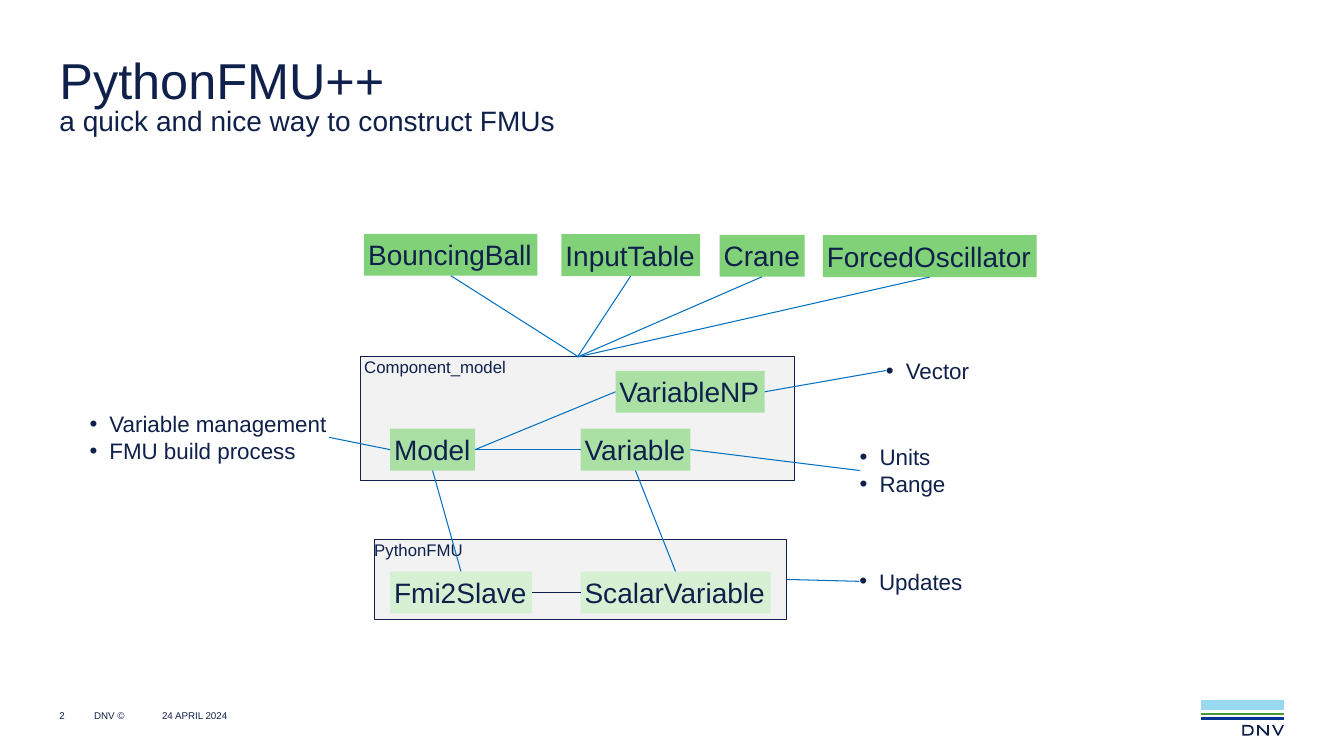
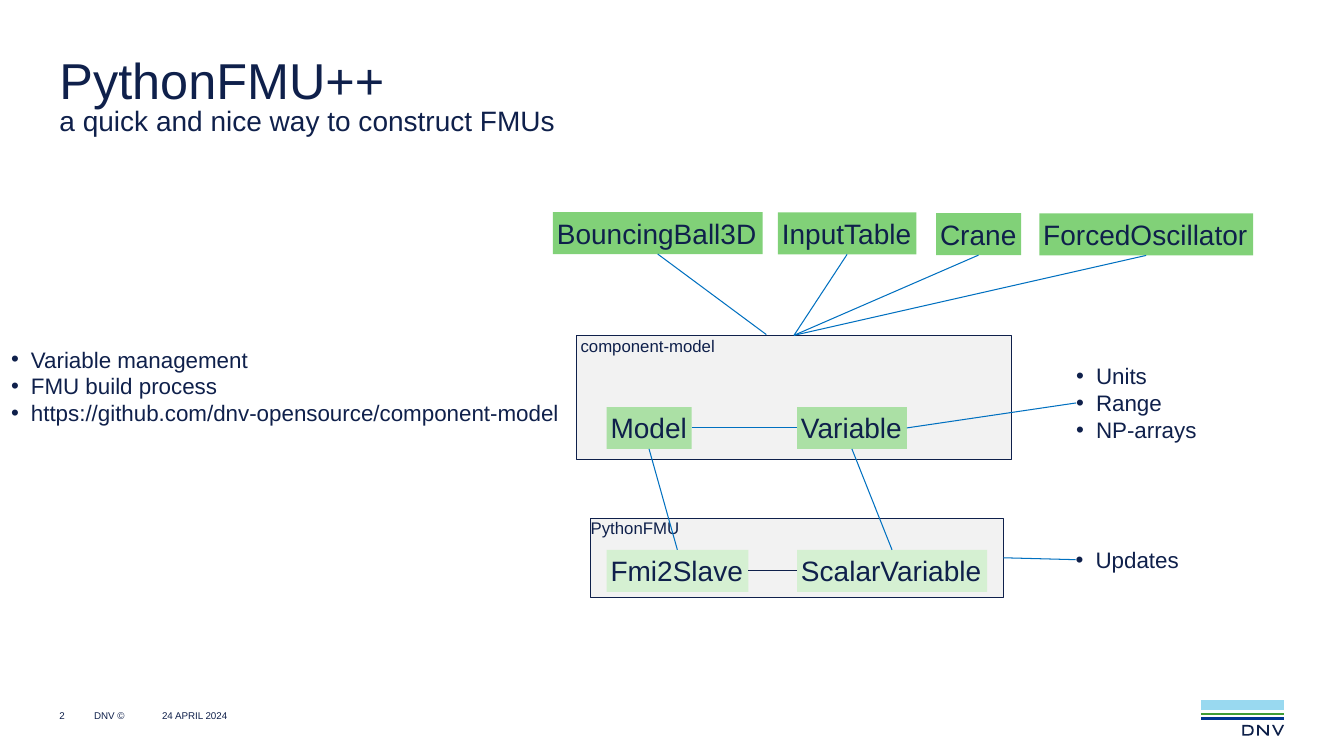
Before and after one commit to dnv-opensource/component-model, a slide deck: slide 2 of docs/source/component-model.pptx. Drawn at 1344x756 pixels with LibreOffice and Linux fonts; fonts in the diff are those of the drawing. Boxes give left, top, right and bottom in pixels: in the first picture for what was removed or moved away, otherwise in the second. Text is boxed around its words. In the diff, an @@ line names an element or a change of style, - is before the commit and + after.

Commit message:
Added a sketch of new features for later inclusion in PythonFMU. Fixed a naming error in model.py

```diff
--- a/docs/source/component-model.pptx
+++ b/docs/source/component-model.pptx
@@ rectangle "BouncingBall3D": place and size @@
-rectangle "BouncingBall3D" at box(364, 234, 537, 276)
+rectangle "BouncingBall3D" at box(554, 212, 763, 254)
@@ text in rectangle at box(557, 223, 756, 249): text changed @@
-BouncingBall
+BouncingBall3D
@@ line moved from (451, 276) - (578, 356) to (658, 254) - (766, 335) @@
@@ text "Variable management": place and size @@
-text "Variable management" at box(109, 415, 326, 464)
+text "Variable management" at box(31, 351, 558, 426)
@@ text at box(581, 340, 715, 356): text changed @@
-Component_model
+component-model
@@ rectangle removed at box(616, 371, 765, 413) @@
-VariableNP
@@ line removed from (765, 392) to (886, 371) @@
@@ text removed at box(906, 363, 969, 380) @@
-• Vector
@@ text "Units": place and size @@
-text "Units" at box(880, 448, 946, 497)
+text "Units" at box(1096, 367, 1196, 443)
@@ text at box(31, 404, 558, 426): paragraph added @@
+• https://github.com/dnv-opensource/component-model
@@ line removed from (475, 450) to (616, 392) @@
@@ line moved from (691, 450) - (860, 471) to (907, 429) - (1077, 403) @@
@@ line removed from (329, 438) to (390, 450) @@
@@ text at box(1096, 422, 1196, 443): paragraph added @@
+• NP-arrays
@@ 9 rectangles, 8 lines, 2 texts: place and size @@
-9 rectangles, 8 lines, 2 texts at box(360, 234, 1036, 619)
+9 rectangles, 8 lines, 2 texts at box(577, 213, 1253, 598)
```
Also in this commit, not shown: 4 other files.
